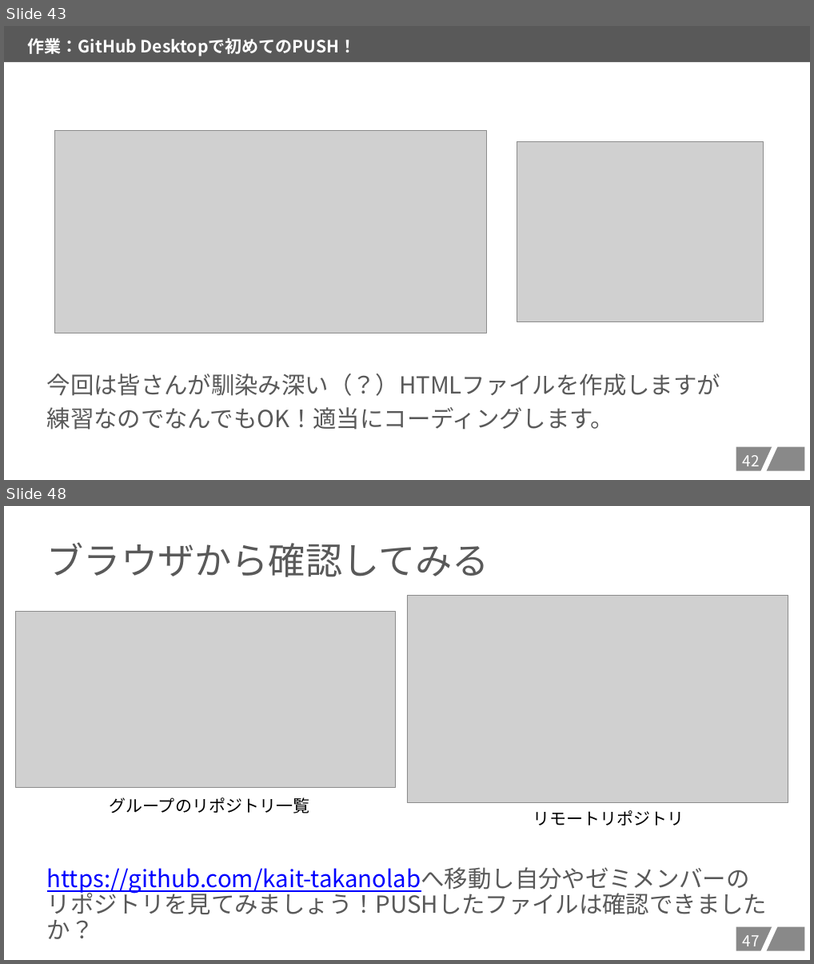
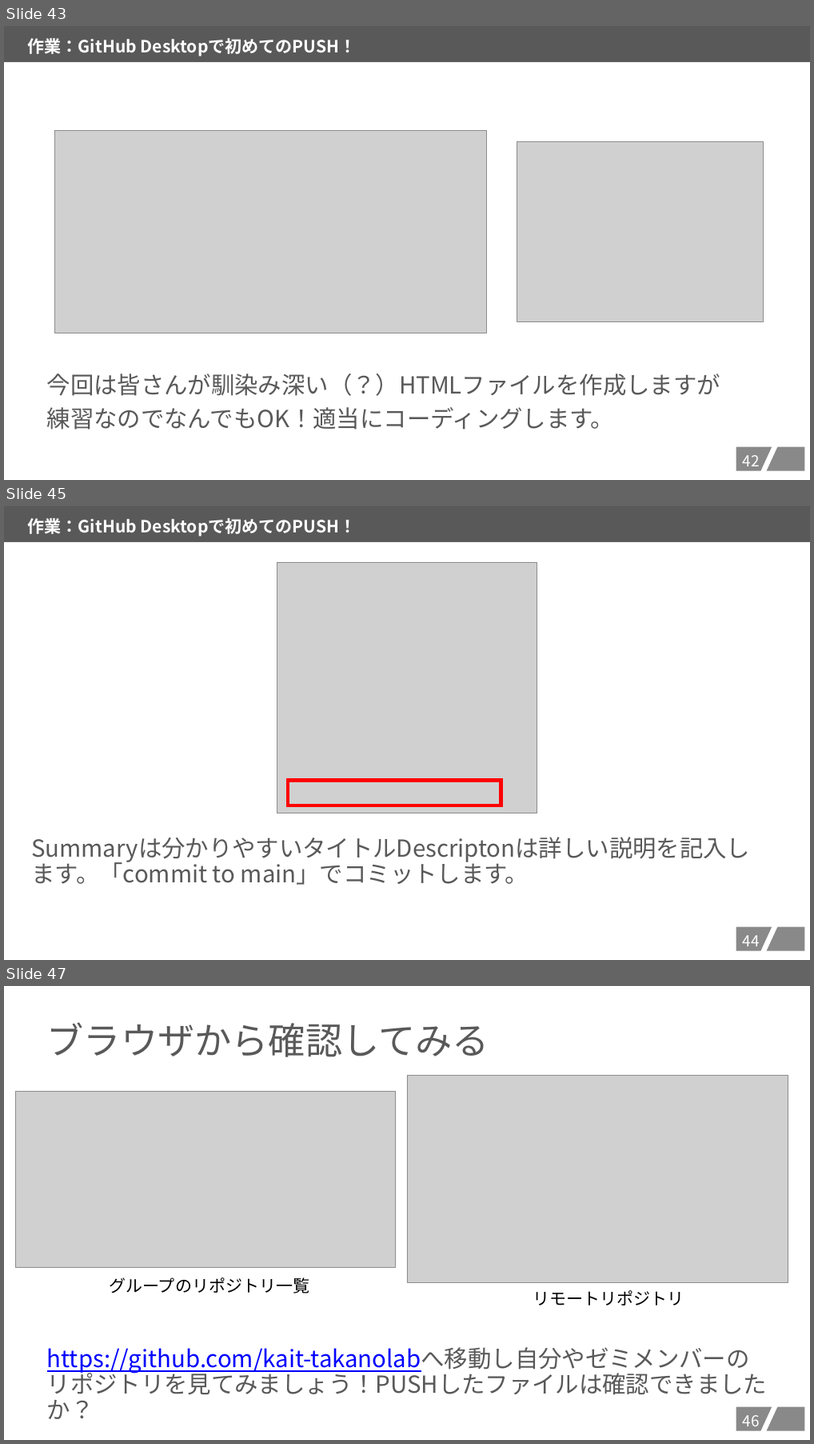
Before and after one commit to kait-takanolab/1821086_matsuo_thesis, a slide deck: GITHUBスタートアップ/GITHUBセットアップの会.pptx. Shown one above the other, each under a label of ours: slides 43 and 48 before the commit, slides 43, 45 and 47 after it; the slides between them are not shown. The pictures are 814x964 and 814x1444 pixels, drawn with LibreOffice and Linux fonts; fonts in the diff are those of the drawing; grey boxes stand for pictures. Boxes give left, top, right and bottom in pixels: in the first picture for what was removed or moved away, otherwise in the second. Text is boxed around its words. In the diff, an @@ line names an element or a change of style, - is before the commit and + after.

```diff
--- a/GITHUBスタートアップ/GITHUBセットアップの会.pptx
+++ b/GITHUBスタートアップ/GITHUBセットアップの会.pptx
@@ slide 45 added at [4, 506, 810, 960], background #FFFFFF; not listed: 2 template elements that a slide beside it also shows @@
@@ rectangle added at [4, 506, 810, 542], fill #595959, 20 pt, text #FFFFFF, bold @@
+作業：GitHub Desktopで初めてのPUSH！
@@ picture added at [278, 562, 537, 813] @@
@@ rectangle added at [288, 780, 502, 805], outline #FF0000 4.5 pt @@
@@ text added at [31, 858, 529, 884], 28 pt, text #595959 @@
+Summaryは分かりやすいタイトルDescriptonは詳しい説明を記入します。「commit to main」でコミットします。
@@ page number added at [743, 935, 760, 951], 18 pt, text #FFFFFF @@
+44
@@ what was slide 48 is now slide 47 @@
@@ page number at [743, 1415, 760, 1431]: text changed @@
-47
+46
```
Also in this commit, not shown: 4 slides changed, 2 slides removed.
